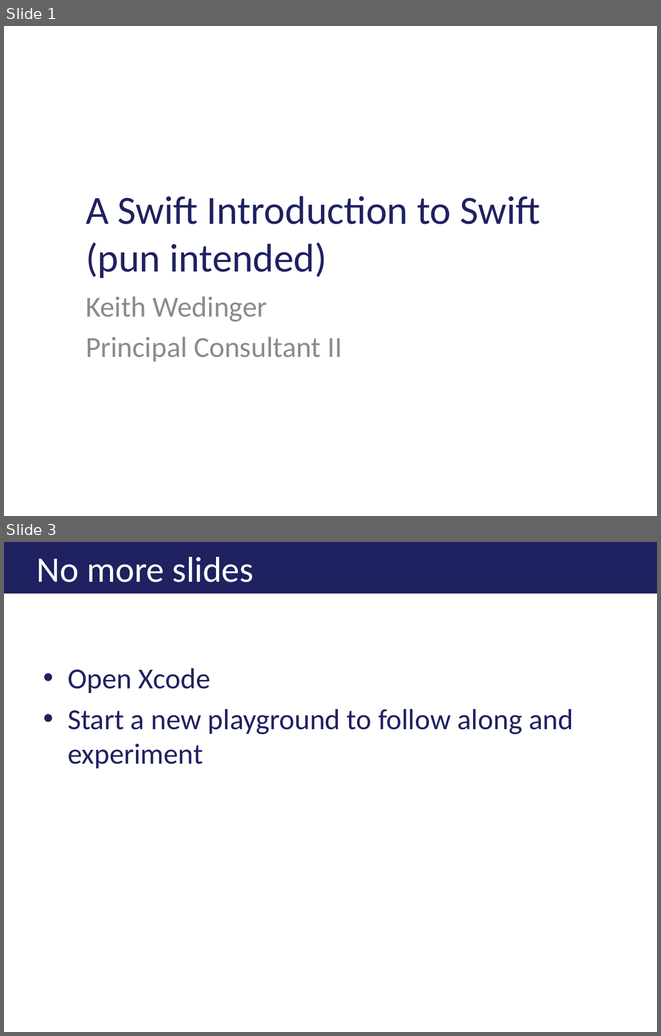
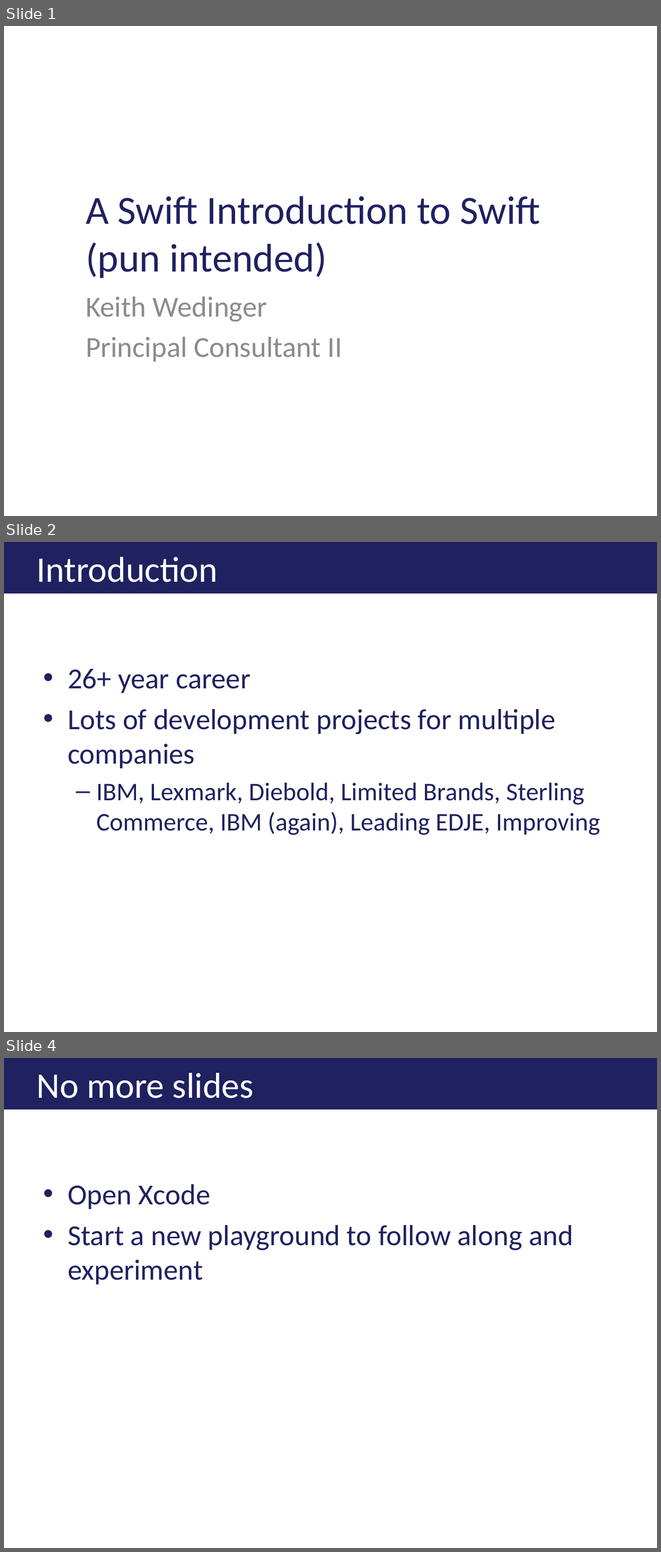
Before and after one commit to jkwuc89/Presentations, a slide deck: A Swift Introduction to Swift.pptx. Shown one above the other, each under a label of ours: slides 1 and 3 before the commit, slides 1, 2 and 4 after it; the slides between them are not shown. The pictures are 661x1036 and 661x1552 pixels, drawn with LibreOffice and Linux fonts; fonts in the diff are those of the drawing; background and template pictures are left out. Boxes give left, top, right and bottom in pixels: in the first picture for what was removed or moved away, otherwise in the second. Text is boxed around its words. In the diff, an @@ line names an element or a change of style, - is before the commit and + after.

```diff
--- a/A Swift Introduction to Swift.pptx
+++ b/A Swift Introduction to Swift.pptx
@@ slide 2 added at box(4, 542, 657, 1032), background #FFFFFF @@
@@ title added at box(4, 542, 657, 593), fill #1F2160, 39.6 pt, text #FFFFFF @@
+Introduction
@@ text added at box(68, 669, 600, 835), 28 pt, text #1F2160 @@
+• 26+ year career
+• Lots of development projects for multiple companies
+  – IBM, Lexmark, Diebold, Limited Brands, Sterling Commerce, IBM (again), Leading EDJE, Improving
@@ what was slide 3 is now slide 4 @@
```
Also in this commit, not shown: 1 slide changed.
